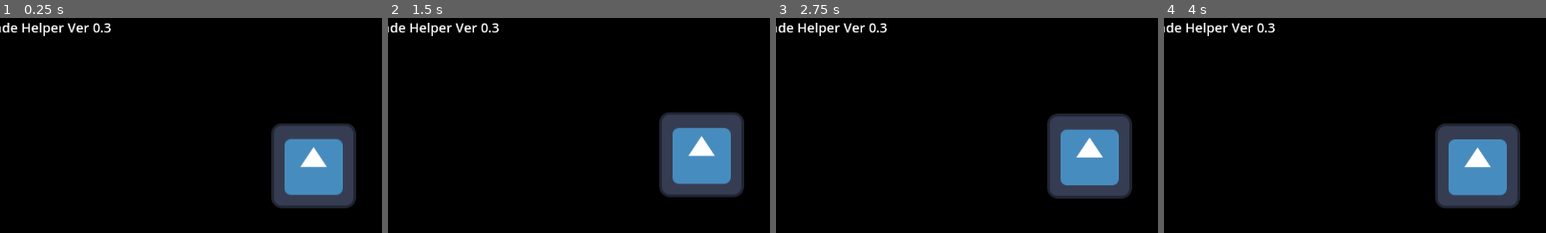
Above: before the commit, frames 1-4 (left to right).
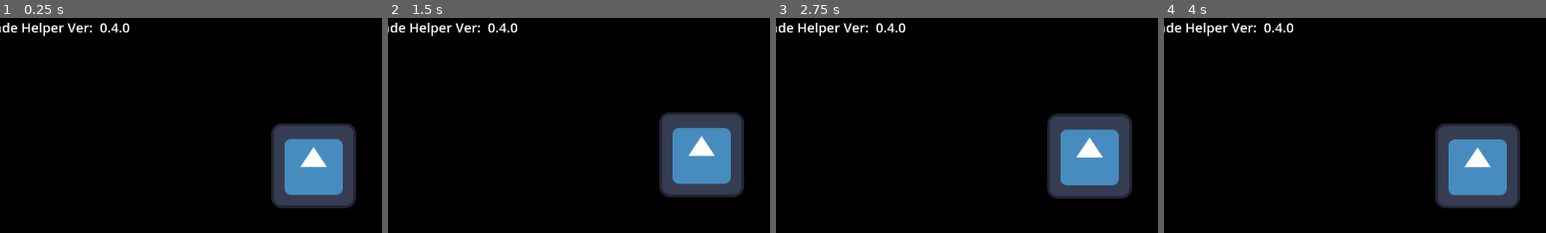
Above: after the commit, the same moments.

Repository: DocterBuster/Godot-Arcade-Helper
Game: Godot game, scene res://Scenes/Main.tscn
The game is run twice, just before and just after one commit, with the same random seed, the same clock (stepped at 60 frames per second) and the same inputs. The engine's default icon, where the game draws it, is replaced by a stand-in: a white triangle on a blue panel in a dark square.
Inputs (mouse positions are % of the whole screen's width and height, from its top left):
- Up to frame 1 (0.25 s): no input
- Up to frame 2 (1.5 s): click "(Gamepad Type Here)" at 0.5 s; click (20, 71) at 1.25 s
- Up to frame 3 (2.75 s): click "Mouse motion at position ((22…" at 2 s
- Up to frame 4 (4 s): click "Mouse motion at position ((56…" at 2.75 s; move the mouse to (72, 45) at 3.52 s; hold Right (ui_right) from 3.53 s (still down)
The pictures show only the part of the screen within x 9-59%, y 0-50%; the shares and areas given below are measured in that part.

The runs differ from the first frame. In frame 1, 0.3% of the frame differs, in the area x 23-34%, y 2-8%; in frame 2, 0.3%; in frame 3, 0.3%; in frame 4, 0.3%.

Commit message:
Added better way of version tracking

Diff:
--- a/Scenes/Main.tscn
+++ b/Scenes/Main.tscn
@@ -1,6 +1,7 @@
-[gd_scene load_steps=8 format=3 uid="uid://c2a3po05p28d5"]
+[gd_scene load_steps=9 format=3 uid="uid://c2a3po05p28d5"]
 
 [ext_resource type="PackedScene" uid="uid://dqctdvcaijwbg" path="res://Scenes/gamepad_type.tscn" id="1_7lysn"]
+[ext_resource type="Script" path="res://Scenes/Version_Info.gd" id="1_pad5b"]
 [ext_resource type="PackedScene" uid="uid://dkxvpemqtlv7v" path="res://Scenes/latest_input.tscn" id="2_7bd4g"]
 [ext_resource type="PackedScene" uid="uid://b7jwhu1oqw4rl" path="res://Scenes/the_godot.tscn" id="2_mgjh4"]
 [ext_resource type="PackedScene" uid="uid://cuc7swf74xu58" path="res://DynamicCamera/DynamicCamera.tscn" id="4_sr0yl"]
@@ -38,6 +39,7 @@
 shape = SubResource("RectangleShape2D_yxtxn")
 
 [node name="CanvasLayer" type="CanvasLayer" parent="."]
+script = ExtResource("1_pad5b")
 
 [node name="Control" type="Control" parent="CanvasLayer"]
 layout_mode = 3
@@ -49,7 +51,6 @@
 offset_right = 40.0
 offset_bottom = 23.0
 theme_override_font_sizes/font_size = 20
-text = "Godot Arcade Helper Ver 0.3"
 
 [node name="GamepadType" parent="." instance=ExtResource("1_7lysn")]
 position = Vector2(87, 441)
--- /dev/null
+++ b/Scenes/Version_Info.gd
@@ -0,0 +1,12 @@
+extends CanvasLayer
+
+
+# Called when the node enters the scene tree for the first time.
+func _ready() -> void:
+	var version_text = str("Godot Arcade Helper Ver:  ", ProjectSettings.get_setting("application/config/version"))
+	$Label.text = version_text
+
+
+# Called every frame. 'delta' is the elapsed time since the previous frame.
+func _process(delta: float) -> void:
+	pass
--- a/project.godot
+++ b/project.godot
@@ -11,6 +11,7 @@
 [application]
 
 config/name="Godot Games Arcade Port Helper"
+config/version="0.4.0"
 run/main_scene="res://Scenes/Main.tscn"
 config/features=PackedStringArray("4.3", "Forward Plus")
 config/icon="res://icon.svg"
